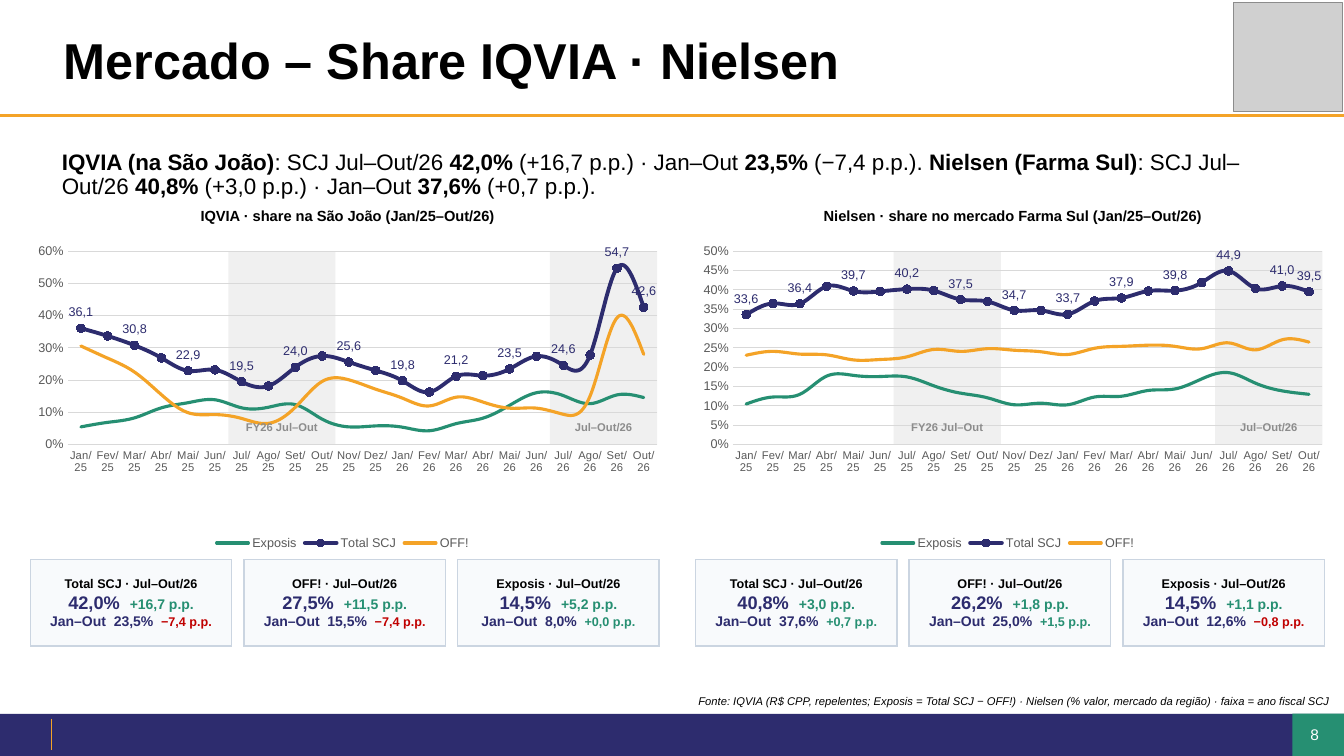
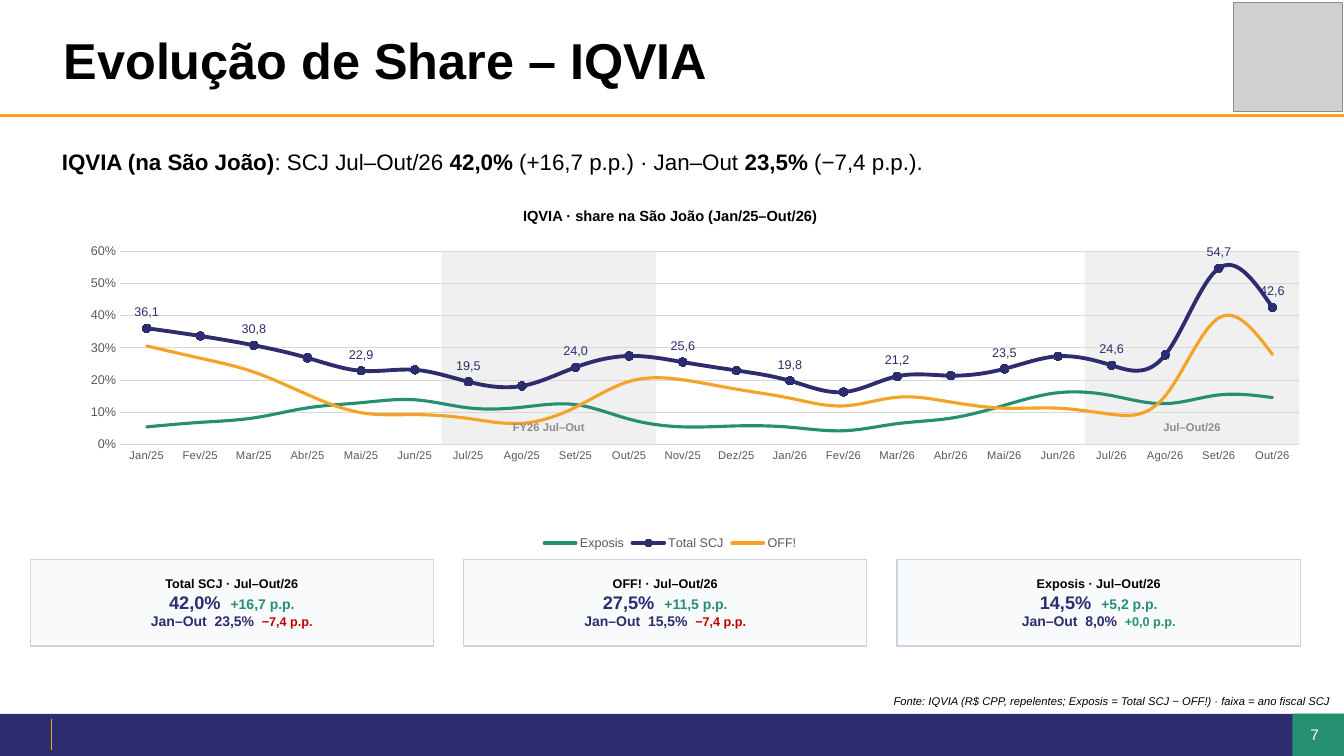
Before and after one commit to giovanoanjos27-del/Dashboard-Farma-sul, a slide deck: slide 7 of jbp/JBP2027_SaoJoao_Isadora.pptx (slide 8 before the commit). Drawn at 1344x756 pixels with LibreOffice and Linux fonts; fonts in the diff are those of the drawing; grey boxes stand for pictures; background and template pictures are left out. Boxes give left, top, right and bottom in pixels: in the first picture for what was removed or moved away, otherwise in the second. Text is boxed around its words. In the diff, an @@ line names an element or a change of style, - is before the commit and + after.

```diff
--- a/jbp/JBP2027_SaoJoao_Isadora.pptx
+++ b/jbp/JBP2027_SaoJoao_Isadora.pptx
@@ title at <box>64,42,707,89</box>: text changed @@
-Mercado – Share IQVIA · Nielsen
+Evolução de Share – IQVIA
@@ text at <box>62,153,923,175</box>: text changed @@
-IQVIA (na São João): SCJ Jul–Out/26 42,0% (+16,7 p.p.) · Jan–Out 23,5% (−7,4 p.p.). Nielsen (Farma Sul): SCJ Jul–Out/26 40,8% (+3,0 p.p.) · Jan–Out 37,6% (+0,7 p.p.).
+IQVIA (na São João): SCJ Jul–Out/26 42,0% (+16,7 p.p.) · Jan–Out 23,5% (−7,4 p.p.).
@@ text "IQVIA · share na São ...": place and size @@
-text "IQVIA · share na São ..." at <box>201,210,495,224</box>
+text "IQVIA · share na São ..." at <box>523,210,817,224</box>
@@ line chart: place and size @@
-line chart at <box>15,232,670,555</box>
+line chart at <box>15,232,1326,555</box>
@@ line chart removed at <box>681,232,1336,555</box> @@
-categories: Jan/25, Fev/25, Mar/25, Abr/25, Mai/25, Jun/25, Jul/25, Ago/25, Set/25, Out/25, Nov/25, Dez/25, Jan/26, Fev/26, Mar/26, Abr/26, Mai/26, Jun/26, Jul/26, Ago/26, Set/26, Out/26
-Exposis: 10, 12, 13, 18, 18, 18, 18, 15, 13, 12, 10, 11, 10, 12, 12, 14, 14, 17, 19, 16, 14, 13
-Total SCJ: 34, 36, 36, 41, 40, 40, 40, 40, 38, 37, 35, 35, 34, 37, 38, 40, 40, 42, 45, 40, 41, 40
-OFF!: 23, 24, 23, 23, 22, 22, 23, 25, 24, 25, 24, 24, 23, 25, 25, 26, 25, 25, 26, 24, 27, 26
@@ text removed at <box>824,210,1202,224</box> @@
-Nielsen · share no mercado Farma Sul (Jan/25–Out/26)
@@ rectangle: place and size @@
-rectangle at <box>229,251,336,445</box>
+rectangle at <box>442,251,656,445</box>
@@ rectangle removed at <box>894,251,1001,445</box> @@
@@ rectangle: place and size @@
-rectangle at <box>551,251,657,445</box>
+rectangle at <box>1085,251,1300,445</box>
@@ rectangle removed at <box>1216,251,1323,445</box> @@
@@ text "FY26 Jul–Out": place and size @@
-text "FY26 Jul–Out" at <box>246,423,318,431</box>
+text "FY26 Jul–Out" at <box>513,423,585,431</box>
@@ text removed at <box>911,423,983,431</box> @@
-FY26 Jul–Out
@@ text "Jul–Out/26": place and size @@
-text "Jul–Out/26" at <box>575,423,632,431</box>
+text "Jul–Out/26" at <box>1163,423,1220,431</box>
@@ text removed at <box>1240,423,1297,431</box> @@
-Jul–Out/26
@@ rectangle "Total SCJ · Jul–Out/26": place and size @@
-rectangle "Total SCJ · Jul–Out/26" at <box>30,560,232,646</box>
+rectangle "Total SCJ · Jul–Out/26" at <box>30,560,434,646</box>
@@ rectangle "OFF! · Jul–Out/26": place and size @@
-rectangle "OFF! · Jul–Out/26" at <box>244,560,446,646</box>
+rectangle "OFF! · Jul–Out/26" at <box>464,560,867,646</box>
@@ rectangle removed at <box>696,560,897,646</box> @@
-Total SCJ · Jul–Out/26
-40,8% +3,0 p.p.
-Jan–Out 37,6% +0,7 p.p.
@@ rectangle "Exposis · Jul–Out/26": place and size @@
-rectangle "Exposis · Jul–Out/26" at <box>458,560,659,646</box>
+rectangle "Exposis · Jul–Out/26" at <box>897,560,1301,646</box>
@@ rectangle removed at <box>909,560,1111,646</box> @@
-OFF! · Jul–Out/26
-26,2% +1,8 p.p.
-Jan–Out 25,0% +1,5 p.p.
@@ rectangle removed at <box>1123,560,1325,646</box> @@
-Exposis · Jul–Out/26
-14,5% +1,1 p.p.
-Jan–Out 12,6% −0,8 p.p.
@@ text at <box>894,697,1329,708</box>: text changed @@
-Fonte: IQVIA (R$ CPP, repelentes; Exposis = Total SCJ − OFF!) · Nielsen (% valor, mercado da região) · faixa = ano fiscal SCJ
+Fonte: IQVIA (R$ CPP, repelentes; Exposis = Total SCJ − OFF!) · faixa = ano fiscal SCJ
@@ page number at <box>1293,715,1337,755</box>: text changed @@
-8
+7
@@ page number at <box>1310,729,1319,740</box>: text changed @@
-8
+7
```
Also in this commit, not shown: 2 other slides changed, 3 slides added, 10 other files.
